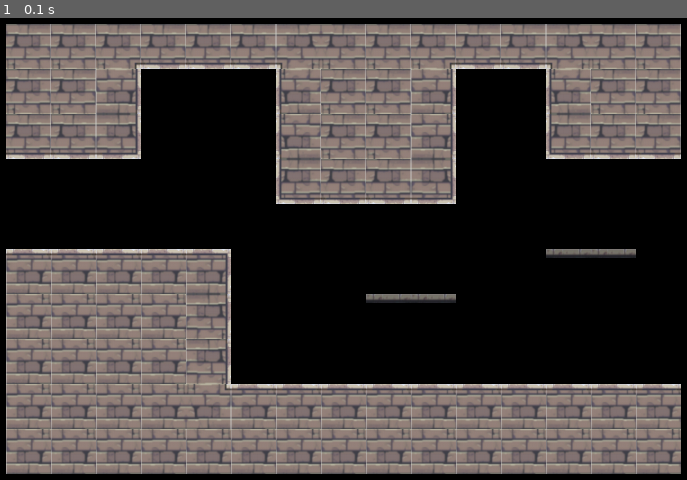
Above: before the commit, frame 1.
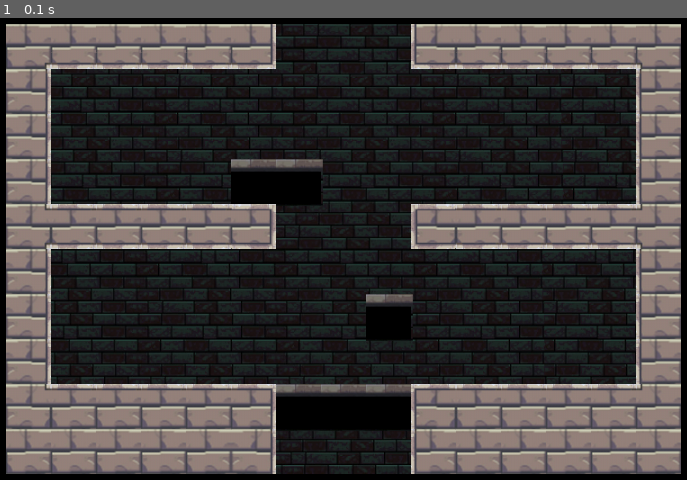
Above: after the commit, the same moment.

Repository: MFTI-summer/ROGUE-LEGACY
Game: pygame game, started from Main Project/Tiles.py
The game is run twice, just before and just after one commit, with the same random seed, the same clock (stepped at 60 frames per second) and the same inputs.
Inputs:
- Up to frame 1 (0.1 s): no input

The runs differ from the first frame. In frame 1, 70% of the frame differs, in the area x 0-100%, y 1-99%.

Commit message:
Tiles.py

Diff:
--- a/Main Project/Tiles.py
+++ b/Main Project/Tiles.py
@@ -1,4 +1,5 @@
 import pygame as pg
+from pygame.locals import*
 
 # ПРОЧИТАЙ, ВАЖНО!!! Как тут оставить документацию к пакету? А, да пофиг, просто коммент захреначу. Чтобы работать с
 # этим модулем, тебе лучше ознакомиться с исходным кодом Вот тебе кратенко обо всем, что тут происходит. Во-первых,
@@ -20,6 +21,8 @@
 # Эти переменные мне нужны чисто сейчас. Далее они тебе не понядобятся
 WIN_width: int = 1000
 WIN_height: int = 700
+#Эта перменная нужна для отображения фона
+screen = pg.display.set_mode((WIN_width, WIN_height))
 # Та сама карта-пример, про которую я говорил в комментарии
 # test_map = \
 #   """
@@ -37,84 +40,135 @@
 # Эту карту я закомментила, потому что поменяла обозначения плиток (см.tiles_dict)
 
 level_1_map = \
-"""
-&&&&&&&&&&&&&&&
----------------
-...............
-...............
-...............
-...............
-...............
-..../_____%....
-____,=====`____
+    """
+===============
+_______________
+...............
+...............
+...............
+...............
+...............
+..../-----%....
+----,=====`----
 ===============
 """
 level_2_map = \
-"""
-&&&&&&&&&&&&&&&
----------------
+    """
+===============
+_______________
 ...............
 ...............
 .........~~....
 .....~~.....~~.
 ..~~...........
 ...............
-_______________
+---------------
 ===============
 """
 level_3_map = \
-"""
-&&&&&&&&&&&&&&&
----------------
-...............
-...............
-~~..........~~.
+    """
+===============
+"_____________'
+|.............I
+№.............#
+............~~.
 .....~~.~~.....
-..~~...........
-...............
-_______________
+>~~...........<
+|.............I
+`-------------'
 ===============
 """
 level_4_map = \
-"""
-&&&?-------!&&&
-&&?^.......<!&&
-&?^.........<!&
--^....~~.....<-
+    """
+==="_______'===
+=="№.......#'==
+="№.........#'=
+_№....~~.....#_
 ...............
 ...~~......~~..
-_>......~~...#_
-=`>.~~......#,=
-==`>.......#,==
-===`_______,===
+->......~~...<-
+=`>.~~......<,=
+==`>.......<,==
+===`-------,===
 """
 level_5_map = \
-"""
-&&&&?-----!&&&&
-&&&&).....(&&&&
-----|.....i----
-....:.....:....
-....:.....:....
-....+..*..+....
->......:~.....#
-)......:..~~..(
-)...~~.:......(
-`______$______,
+    """
+===="_____'====
+====|.....I====
+____:.....!____
+....]...~~]....
+....].....]....
+..~.}..{..}.~..
+>......]......<
+|......].~~...I
+|...~~.]......I
+`------+------,
 """
 level_6_map = \
-"""
-&&?---!&&?--!&&
-&&)...(&&)..(&&
---^...(&&)..<--
-......<--^.....
-...............
-____>.......~~.
-====]...~~.....
-====]..........
-====`__________
-===============
-"""
-
+    """
+=="___'=="__'==
+==|...I==|..I==
+__№...I==|..#__
+......#__№.....
+...............
+---->.......~~.
+====|...~~.....
+====|..........
+====`----------
+===============
+"""
+level_7_map = \
+"""
+____№.......I==
+............!__
+........<---;..
+......~.#___№..
+...~~..........
+--%............
+===%.........~~
+====%......~...
+====`---->.....
+=========`-----
+"""
+level_8_map = \
+"""
+=="___№...#___'
+==|...........I
+"_№...........I
+|......~~.....I
+№.............I
+...<-------->.I
+...I"_______№.I
+.<-,|.........I
+.I==|.........I
+.I==|........<,
+"""
+level_9_map = \
+"""
+"____№...#____'
+|.............I
+|.............I
+|.....~~~.....I
+|.........~~..I
+|...~~........I
+`->.........<-,
+==`->.....<-,==
+====`-----,====
+===============
+"""
+level_10_map = \
+"""
+"____№...#____'
+|.............I
+|.............I
+|....~~.......I
+$[[[[)...([[[[@
+|.............I
+|.......~.....I
+|.............I
+`---->~~~<----,
+=====|...I=====
+"""
 # Очень важно, чтобы кол-во символов в ряду совпадало (хотя генератор от этого не сломается
 # но выглядеть будет лучше. Точки обозначают пустое место, поэтому можно все дозаполнить ими
 
@@ -125,30 +179,36 @@
     # В качестве значения подойдет любой символ, который еще не использовался и котрый можно набрать на клаве
     tiles_dict = {
         '.': None,
-        '/': ['Textures/wall_texture_side_left.png', 0],
-        '%': ['Textures/wall_texture_side_right.png', 0],
-        '=': ['Textures/wall_texture_main.png', 0],
-        '&': ['Textures/wall_texture_main.png', 180],
-        '-': ['Textures/wall_texture_main_with_border.png', 180],
-        '_': ['Textures/wall_texture_main_with_border.png', 0],
-        '(': ['Textures/wall_texture_side_2_right.png', 180],
-        ')': ['Textures/wall_texture_side_2_left.png', 0],
-        ']': ['Textures/wall_texture_side_2_left_reversed.png', 0],
-        '~': ['Textures/platform.png', 0],
-        '*': ['Textures/wall_texture_all_sides.png', 0],
-        '+': ['Textures/wall_texture_all_sides.png', 180],
-        ':': ['Textures/wall_texture_two_sides .png', 0],
-        '>': ['Textures/wall_texture_main_with_border_angle.png', 0],
-        '<': ['Textures/wall_texture_main_with_border_angle.png', 180],
-        '^': ['Textures/wall_texture_main_with_border_angle_2.png', 0],
-        '#': ['Textures/wall_texture_main_with_border_angle_2.png', 180],
-        ',': ['Textures/wall_texture_corner_left.png', 0],
-        '`': ['Textures/wall_texture_corner_right.png', 0],
-        '?': ['Textures/wall_texture_corner_left.png', 180],
-        '!': ['Textures/wall_texture_corner_right.png', 180],
-        '$': ['Textures/wall_texture_two_corners.png', 0],
-        '|': ['Textures/wall_texture_side_2_left_corner.png', 0],
-        'i': ['Textures/wall_texture_side_2_right_corner.png', 180]
+        '=': ['Textures/usual.png', 0],
+        '<': ['Textures/border_angle_up_left.png', 0],
+        '>': ['Textures/border_angle_up_right.png', 0],
+        '№': ['Textures/border_angle_down_right.png', 0],
+        '#': ['Textures/border_angle_down_left.png', 0],
+        '_': ['Textures/border_down.png', 0],
+        '-': ['Textures/border_up.png', 0],
+        '|': ['Textures/border_vertical_right.png', 0],
+        'I': ['Textures/border_vertical_left.png', 0],
+        ':': ['Textures/border_vertical_and_corner_down-left.png', 0],
+        ';': ['Textures/border_vertical_and_corner_up-left.png', 0],
+        '!': ['Textures/border_vertical_and_corner_down-right.png', 0],
+        '?': ['Textures/border_vertical_and_corner_up-right.png', 0],
+        '`': ['Textures/corner_up_right.png', 0],
+        ',': ['Textures/corner_up_left.png', 0],
+        '"': ['Textures/corner_down_right.png', 0],
+        "'": ['Textures/corner_down_left.png', 0],
+        '+': ['Textures/two_corners_up.png', 0],
+        '*': ['Textures/two_corners_down.png', 0],
+        '@': ['Textures/two_corners_left.png', 0],
+        '$': ['Textures/two_corners_right.png', 0],
+        '[': ['Textures/borders_down_and_up.png', 0],
+        ']': ['Textures/borders_left_and_right.png', 0],
+        '{': ['Textures/Three_borders_up.png', 0],
+        '}': ['Textures/Three_borders_down.png', 0],
+        ')': ['Textures/Three_borders_right.png', 0],
+        '(': ['Textures/Three_borders_left.png', 0],
+        '/': ['Textures/side_left.png', 0],
+        '%': ['Textures/side_right.png', 0],
+        '~': ['Textures/platform.png', 0]
     }
 
     def __init__(self, level_map):  # self.step нужен, чтобы определить размер шага, потом увидишь где это понадобится
@@ -203,6 +263,13 @@
                 x += self.step  # смещаемся вправо на ширину одной плитки
             y += self.step  # спускаемся вниз
 
+        #Это - фон
+        bg = pg.image.load("Textures/background_750x500.png").convert()
+        screen.blit(bg, (100, 100))
+        """
+        Тут я сделала плитки для платформ полупрозрачными.
+        """
+
     def update(self, surface):
         """
         Если что-то изменилось, следует обновить весь уровень
@@ -257,7 +324,7 @@
 def main():  # Если модуль все же запустили как приложение, то выполняется простенькая программа
     # Думаю, что пояснений к ней не требуется
     sc = pg.display.set_mode((WIN_width, WIN_height))
-    generator = Level(level_6_map)
+    generator = Level(level_10_map)
     generator.update(sc)
     while 1:
 
--- a/Main Project/levels_design/На всякий случай.txt
+++ b/Main Project/levels_design/На всякий случай.txt
@@ -1 +1,2 @@
-Когда я рисовала, я не знала, как будут выглядеть враги и предметы, и взяла просто тех, которых видела в игре.
+1. Когда я рисовала, я не знала, как будут выглядеть враги и предметы, и взяла просто тех, которых видела в игре.
+2. В итоге я поменяла 9-й и 10-й уровень
Binary file added: Main Project/Textures/Three_borders_down.png
Binary file added: Main Project/Textures/Three_borders_left.png
Binary file added: Main Project/Textures/Three_borders_right.png
Binary file added: Main Project/Textures/Three_borders_up.png
Binary file changed: Main Project/Textures/background.png
Binary file added: Main Project/Textures/background_750x500.png
Binary file added: Main Project/Textures/border_angle_down_left.png
Binary file added: Main Project/Textures/border_angle_down_right.png
Binary file added: Main Project/Textures/border_angle_up_left.png
Binary file added: Main Project/Textures/border_angle_up_right.png
Binary file added: Main Project/Textures/border_down.png
Binary file added: Main Project/Textures/border_up.png
(and 36 more such lines)
